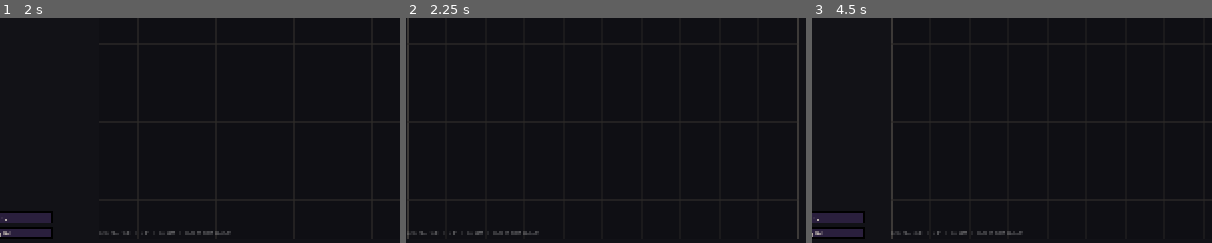
Above: before the commit, frames 1-3 (left to right).
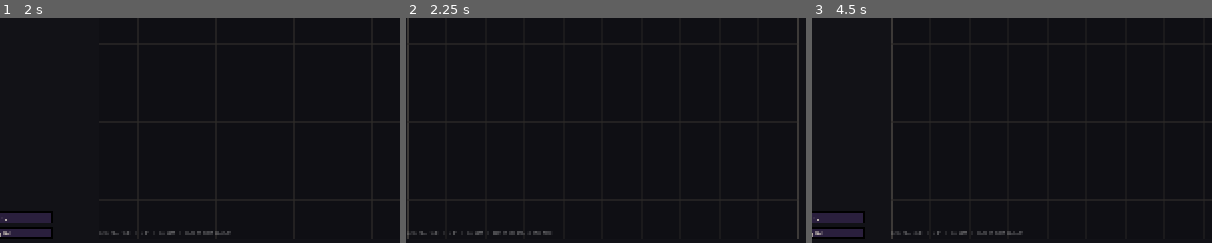
Above: after the commit, the same moments.

Repository: at6132/econ
Game: Godot game, scene res://scenes/panels/BuildPanel.tscn
Same seed, same stepped clock (60 frames per second), same inputs: the game is played once before the commit and once after it. This scene is started directly instead of the project's main scene.
Inputs (mouse positions are % of the whole screen's width and height, from its top left):
- Up to frame 1 (2 s): click (11, 12) at 0.52 s; type "12" at 0.6 s; click "Buildings" at 1.25 s
- Up to frame 2 (2.25 s): click "Roads" at 2 s
- Up to frame 3 (4.5 s): click "Turnkey" at 2.75 s; click "Self-build" at 3.5 s; click "Buildings" at 4.25 s
The pictures show only the part of the screen within x 14-64%, y 48-98%; the shares and areas given below are measured in that part.

Frame 1 is identical in both runs. In frame 2, 0.1% of the frame differs, in the area x 22-37%, y 94-97%; in frame 3, nothing differs.

Commit message:
Godot: load generated PNG icons for buildings and terrain.
BlueprintIconDraw prefers res://assets/icons/buildings/*.png; PlotGridView tiles use terrain textures when present.

Co-authored-by: Cursor <cursoragent@cursor.com>

Diff:
--- a/realm_client/scenes/panels/build/BlueprintIconDraw.gd
+++ b/realm_client/scenes/panels/build/BlueprintIconDraw.gd
@@ -11,6 +11,12 @@
 
 
 func _draw() -> void:
+	var tex := BlueprintIcons.texture_for(_blueprint)
+	if tex != null:
+		var pad := Vector2(2, 2)
+		var r := Rect2(pad, size - pad * 2.0)
+		draw_texture_rect(tex, r, false)
+		return
 	var bid := str(_blueprint.get("blueprint_id", ""))
 	var cat := str(_blueprint.get("category", "custom"))
 	var accent: Color = BlueprintIcons.color_for(_blueprint)
--- a/realm_client/scenes/panels/build/BlueprintIcons.gd
+++ b/realm_client/scenes/panels/build/BlueprintIcons.gd
@@ -56,6 +56,25 @@
 }
 
 
+static func texture_for(bp: Dictionary) -> Texture2D:
+	var bid := str(bp.get("blueprint_id", ""))
+	if bid.is_empty():
+		return null
+	var path := "res://assets/icons/buildings/%s.png" % bid
+	if ResourceLoader.exists(path):
+		return load(path) as Texture2D
+	return null
+
+
+static func texture_for_id(blueprint_id: String) -> Texture2D:
+	if blueprint_id.is_empty():
+		return null
+	var path := "res://assets/icons/buildings/%s.png" % blueprint_id
+	if ResourceLoader.exists(path):
+		return load(path) as Texture2D
+	return null
+
+
 static func icon_for(bp: Dictionary) -> String:
 	var bid := str(bp.get("blueprint_id", ""))
 	if BLUEPRINT_ICONS.has(bid):
--- a/realm_client/scenes/panels/build/PlotGridView.gd
+++ b/realm_client/scenes/panels/build/PlotGridView.gd
@@ -68,18 +68,22 @@
 var _road_last_cell: Vector2i = Vector2i(-1, -1)
 var _road_paint_stroke: Dictionary = {}
 var _world_link_edges: Array = []
+var _terrain_textures: Dictionary = {}
 
 
 func _ready() -> void:
 	mouse_filter = Control.MOUSE_FILTER_STOP
 	focus_mode = Control.FOCUS_ALL
+	set_process_input(true)
 	resized.connect(func() -> void: queue_redraw())
+	_load_terrain_textures()
 
 
 func load_plot(plot_id: String, data: Dictionary) -> void:
 	_plot_id = plot_id
 	_plot_data = data
 	_terrain = str(data.get("terrain", "plains"))
+	_load_terrain_textures()
 	_set_grid_dims(data)
 	_placed_buildings = data.get("placed_buildings", [])
 	if _placed_buildings is not Array:
@@ -112,30 +116,34 @@
 	return _deed_cells.has("%d,%d" % [gx, gy])
 
 
-## Build-grid cells (10m) covered by this deed — mirrors ``world_cells`` from the API.
+## Build-grid cells (10m) covered by this deed — mirrors engine ``plot_deed_grid_cells``.
 func _deed_lot_from_world_cells(data: Dictionary) -> Dictionary:
 	var cells: Array = []
-	var min_wx := 1_000_000
-	var min_wy := 1_000_000
 	var raw: Variant = data.get("world_cells", [])
 	if raw is Array and not (raw as Array).is_empty():
+		var min_wx := 1_000_000
+		var min_wy := 1_000_000
 		for c in raw as Array:
 			if c is Dictionary:
 				var d: Dictionary = c as Dictionary
 				min_wx = mini(min_wx, int(d.get("x", 0)))
 				min_wy = mini(min_wy, int(d.get("y", 0)))
+		for c in raw as Array:
+			if not (c is Dictionary):
+				continue
+			var wx: int = int((c as Dictionary).get("x", 0)) - min_wx
+			var wy: int = int((c as Dictionary).get("y", 0)) - min_wy
+			for dx in range(10):
+				for dy in range(10):
+					cells.append(Vector2i(wx * 10 + dx, wy * 10 + dy))
 	else:
-		min_wx = int(data.get("x", 0))
-		min_wy = int(data.get("y", 0))
-		raw = [{"x": min_wx, "y": min_wy}]
-	for c in raw as Array:
-		if not (c is Dictionary):
-			continue
-		var wx: int = int((c as Dictionary).get("x", 0)) - min_wx
-		var wy: int = int((c as Dictionary).get("y", 0)) - min_wy
-		for dx in range(10):
-			for dy in range(10):
-				cells.append(Vector2i(wx * 10 + dx, wy * 10 + dy))
+		var wt := maxi(1, int(data.get("world_tiles_w", 1)))
+		var ht := maxi(1, int(data.get("world_tiles_h", 1)))
+		for ty in range(ht):
+			for tx in range(wt):
+				for dx in range(10):
+					for dy in range(10):
+						cells.append(Vector2i(tx * 10 + dx, ty * 10 + dy))
 	var shape := str(data.get("parcel_shape", "rect"))
 	return {"cells": cells, "shape": shape}
 
@@ -170,7 +178,7 @@
 
 
 func _is_road_paint_mode() -> bool:
-	return _interaction_mode == "roads" and _placing_blueprint_id == "road_segment"
+	return _interaction_mode == "roads"
 
 
 func is_confirming() -> bool:
@@ -351,6 +359,9 @@
 		var r := _cell_rect(int(parts[0]), int(parts[1]))
 		draw_rect(r, ROAD_PREVIEW)
 
+	if _is_road_paint_mode() and _hover_gx >= 0 and _in_deed(_hover_gx, _hover_gy) and not _road_drag_active:
+		draw_rect(_cell_rect(_hover_gx, _hover_gy), ROAD_PREVIEW.lerp(Color(1, 1, 1, 0.15), 0.35))
+
 	if not _placing_blueprint_id.is_empty() and _hover_gx >= 0 and not _is_road_paint_mode():
 		var can_place := _can_place_at(_hover_gx, _hover_gy)
 		var preview_color := PREVIEW_OK if can_place else PREVIEW_BLOCK
@@ -423,12 +434,35 @@
 	)
 
 
+func _terrain_texture_key() -> String:
+	match _terrain:
+		"temperate_forest":
+			return "forest"
+		_:
+			return _terrain
+
+
+func _load_terrain_textures() -> void:
+	var terrains := [
+		"plains", "forest", "mountain", "hills", "desert",
+		"tundra", "coastal", "valley", "swamp", "tropical",
+	]
+	for t in terrains:
+		var path := "res://assets/icons/terrain/%s.png" % t
+		if ResourceLoader.exists(path):
+			_terrain_textures[t] = load(path) as Texture2D
+
+
 func _draw_cell_fills(terrain_color: Color) -> void:
+	var tex: Texture2D = _terrain_textures.get(_terrain_texture_key()) as Texture2D
 	for gy in range(_grid_h):
 		for gx in range(_grid_w):
 			var r := _cell_rect(gx, gy)
 			if _in_deed(gx, gy):
-				draw_rect(r, terrain_color)
+				if tex != null:
+					draw_texture_rect(tex, r, false)
+				else:
+					draw_rect(r, terrain_color)
 			else:
 				draw_rect(r, VOID_FILL)
 
@@ -709,9 +743,15 @@
 func _stroke_add_cell(gx: int, gy: int) -> void:
 	if not _in_deed(gx, gy):
 		return
-	if _occupied_set().has("%d,%d" % [gx, gy]):
-		return
-	_road_paint_stroke["%d,%d" % [gx, gy]] = true
+	var key := "%d,%d" % [gx, gy]
+	var occ := _occupied_set()
+	if occ.has(key):
+		var b: Variant = occ[key]
+		if b is Dictionary:
+			var bid := str((b as Dictionary).get("blueprint_id", (b as Dictionary).get("building_id", "")))
+			if bid != "road_segment":
+				return
+	_road_paint_stroke[key] = true
 
 
 func _stroke_line_to(gx: int, gy: int) -> void:
@@ -746,6 +786,49 @@
 		road_path_painted.emit(cells)
 
 
+func _begin_road_drag(gx: int, gy: int) -> void:
+	_road_drag_active = true
+	_road_last_cell = Vector2i(-1, -1)
+	_stroke_line_to(gx, gy)
+	grab_focus()
+	queue_redraw()
+
+
+func _cancel_road_drag() -> void:
+	_road_drag_active = false
+	_road_paint_stroke.clear()
+	_road_last_cell = Vector2i(-1, -1)
+	queue_redraw()
+
+
+func _end_road_drag() -> void:
+	_road_drag_active = false
+	_finish_road_stroke()
+	queue_redraw()
+
+
+func _input(event: InputEvent) -> void:
+	if not _road_drag_active or not _is_road_paint_mode():
+		return
+	if event is InputEventMouseMotion:
+		var gpos := _screen_to_grid_paint(get_local_mouse_position())
+		if gpos.x >= 0:
+			_stroke_line_to(gpos.x, gpos.y)
+		var hover := _screen_to_grid(get_local_mouse_position())
+		if hover.x >= 0:
+			_hover_gx = hover.x
+			_hover_gy = hover.y
+		queue_redraw()
+	elif event is InputEventMouseButton:
+		var mb := event as InputEventMouseButton
+		if mb.button_index == MOUSE_BUTTON_LEFT and not mb.pressed:
+			_end_road_drag()
+			get_viewport().set_input_as_handled()
+		elif mb.button_index == MOUSE_BUTTON_RIGHT and mb.pressed:
+			_cancel_road_drag()
+			get_viewport().set_input_as_handled()
+
+
 func _gui_input(event: InputEvent) -> void:
 	if event is InputEventMouseMotion:
 		var gpos := _screen_to_grid(event.position)
@@ -755,7 +838,14 @@
 			_hover_lot_idx = 0 if not _lots.is_empty() else -1
 			cell_hovered.emit(gpos.x, gpos.y)
 			if _is_road_paint_mode() and _road_drag_active:
-				_stroke_line_to(gpos.x, gpos.y)
+				var paint_pos := _screen_to_grid_paint(event.position)
+				if paint_pos.x >= 0:
+					_stroke_line_to(paint_pos.x, paint_pos.y)
+			elif _is_road_paint_mode():
+				var paint_pos := _screen_to_grid_paint(event.position)
+				if paint_pos.x >= 0:
+					_hover_gx = paint_pos.x
+					_hover_gy = paint_pos.y
 			queue_redraw()
 	elif event is InputEventMouseButton:
 		if event.pressed and event.button_index == MOUSE_BUTTON_LEFT:
@@ -768,8 +858,7 @@
 			var gpos := _screen_to_grid(event.position)
 			if gpos.x >= 0:
 				if _is_road_paint_mode():
-					_road_drag_active = true
-					_stroke_line_to(gpos.x, gpos.y)
+					_begin_road_drag(gpos.x, gpos.y)
 					accept_event()
 				elif _confirming:
 					finish_confirm(true)
@@ -778,15 +867,11 @@
 					cell_clicked.emit(gpos.x, gpos.y)
 		elif not event.pressed and event.button_index == MOUSE_BUTTON_LEFT:
 			if _road_drag_active:
-				_road_drag_active = false
-				_finish_road_stroke()
+				_end_road_drag()
 				accept_event()
 		elif event.pressed and event.button_index == MOUSE_BUTTON_RIGHT:
 			if _road_drag_active:
-				_road_drag_active = false
-				_road_paint_stroke.clear()
-				_road_last_cell = Vector2i(-1, -1)
-				queue_redraw()
+				_cancel_road_drag()
 				accept_event()
 			elif _confirming:
 				finish_confirm(false)
@@ -803,13 +888,17 @@
 			accept_event()
 
 
-func _screen_to_grid(screen_pos: Vector2) -> Vector2i:
+func _screen_to_grid(screen_pos: Vector2, require_deed: bool = true) -> Vector2i:
 	var cs := _cell_size()
 	var o := _grid_origin()
 	var gx := int((screen_pos.x - o.x) / cs)
 	var gy := int((screen_pos.y - o.y) / cs)
 	if gx < 0 or gy < 0 or gx >= _grid_w or gy >= _grid_h:
 		return Vector2i(-1, -1)
-	if not _in_deed(gx, gy):
+	if require_deed and not _in_deed(gx, gy):
 		return Vector2i(-1, -1)
 	return Vector2i(gx, gy)
+
+
+func _screen_to_grid_paint(screen_pos: Vector2) -> Vector2i:
+	return _screen_to_grid(screen_pos, false)
Not shown, added: realm_client/assets/icons/buildings/.gitkeep
Not shown, added: realm_client/assets/icons/events/.gitkeep
Not shown, added: realm_client/assets/icons/materials/.gitkeep
Not shown, added: realm_client/assets/icons/terrain/.gitkeep
Not shown, added: realm_client/assets/icons/ui/.gitkeep
